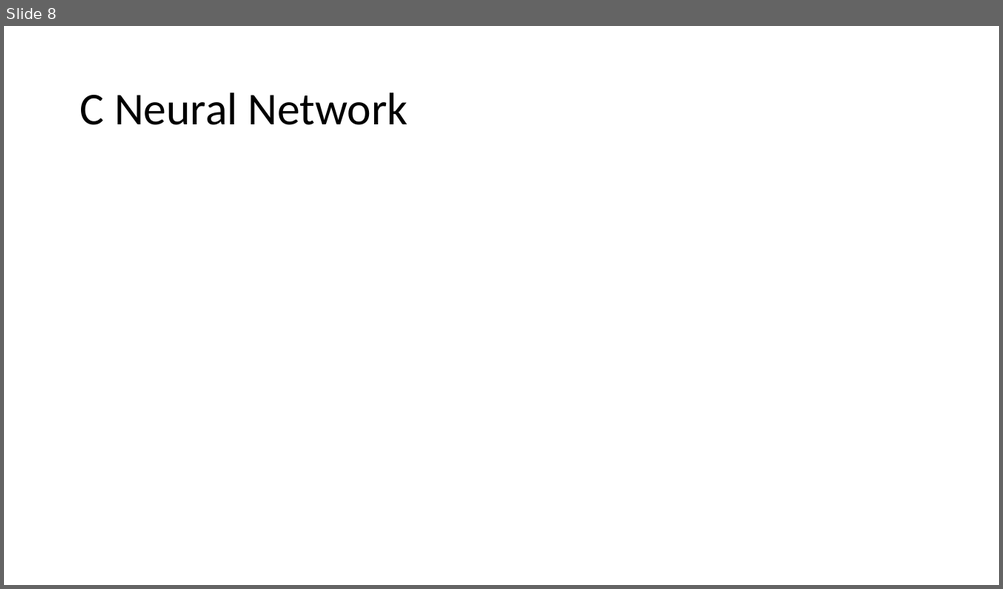
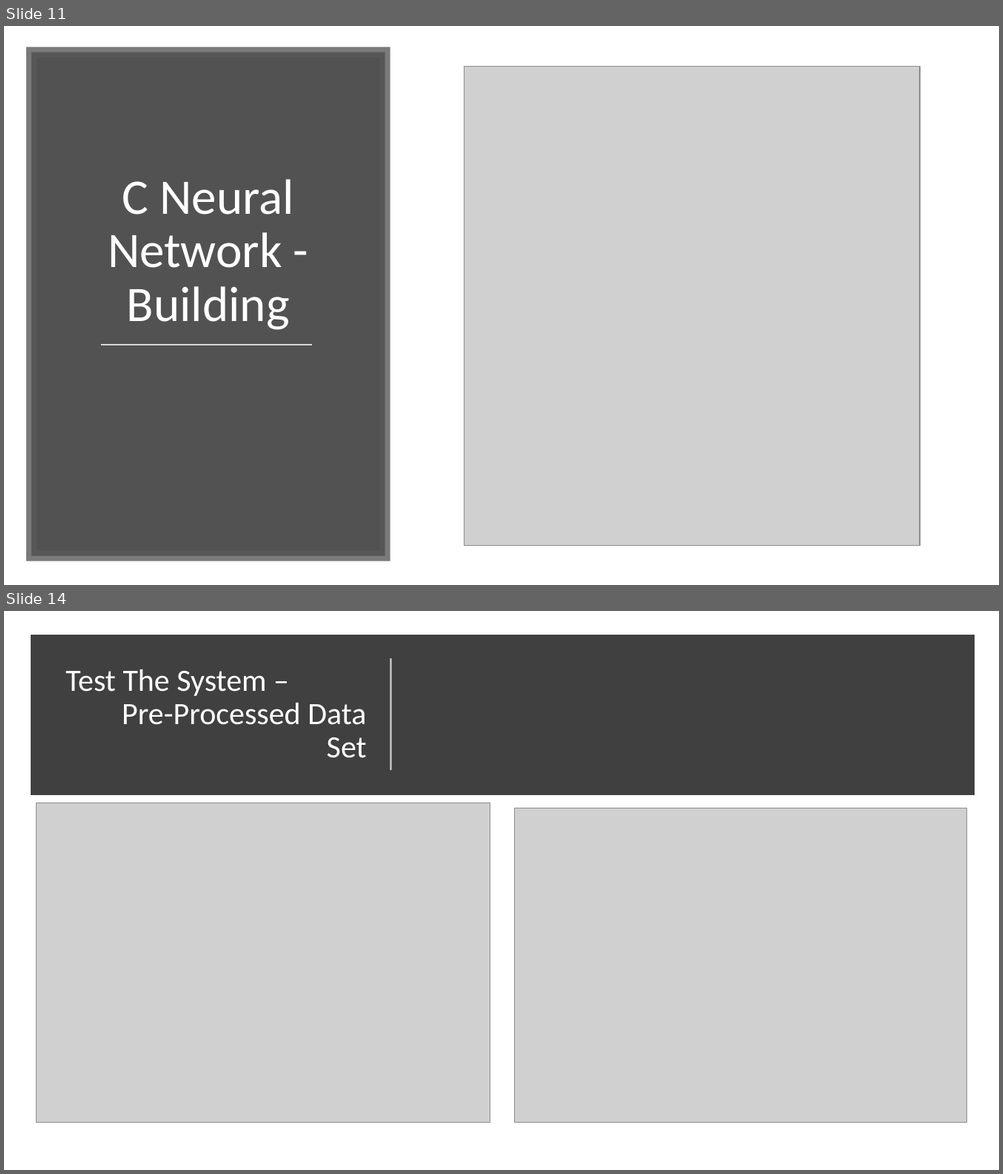
Before and after one commit to Fishayyy/Handwritten-Digit-Identification, a slide deck: Handwritten Digit Identification.pptx. Shown one above the other, each under a label of ours: slide 8 before the commit, slides 11 and 14 after it; the slides between them are not shown. The pictures are 1003x589 and 1003x1174 pixels, drawn with LibreOffice and Linux fonts; fonts in the diff are those of the drawing; grey boxes stand for pictures. Boxes give left, top, right and bottom in pixels: in the first picture for what was removed or moved away, otherwise in the second. Text is boxed around its words. In the diff, an @@ line names an element or a change of style, - is before the commit and + after.

```diff
--- a/Handwritten Digit Identification.pptx
+++ b/Handwritten Digit Identification.pptx
@@ slide 14 added at (x1=4, y1=611, x2=999, y2=1170), background #FFFFFF @@
@@ rectangle added at (x1=36, y1=640, x2=970, y2=791), fill #404040, outline #404040 10 pt @@
@@ title added at (x1=65, y1=669, x2=367, y2=758), 30 pt, text #FFFFFF @@
+Test The System – Pre-Processed Data Set
@@ line added from (390, 771) to (390, 659), #FFFFFF 1.5 pt @@
@@ picture added at (x1=36, y1=803, x2=489, y2=1123) @@
@@ picture added at (x1=515, y1=809, x2=967, y2=1124) @@
@@ what was slide 8 is now slide 11 @@
@@ slide 11 changed as well @@
@@ rectangle added at (x1=31, y1=52, x2=385, y2=557), fill #404040 at 90% opacity, outline #595959 10 pt @@
@@ picture added at (x1=464, y1=66, x2=920, y2=546) @@
@@ title "C Neural Network - Building" at (x1=108, y1=179, x2=295, y2=330): vertical alignment middle to bottom @@
@@ title at (x1=108, y1=179, x2=295, y2=330): text changed; size 44 to 48 pt; text colour #000000 to #FFFFFF @@
-C Neural Network
+C Neural Network - Building
@@ line added from (101, 346) to (312, 346), #D9D9D9 1.75 pt @@
```
Also in this commit, not shown: 1 other slide changed, 12 other slides added, 7 slides removed, 5 other files.
